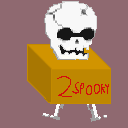
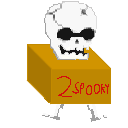
Layers edited between the first and the second 128×128 image:
removed layer "Layer 1" over [left=0, top=0, right=128, bottom=128]
